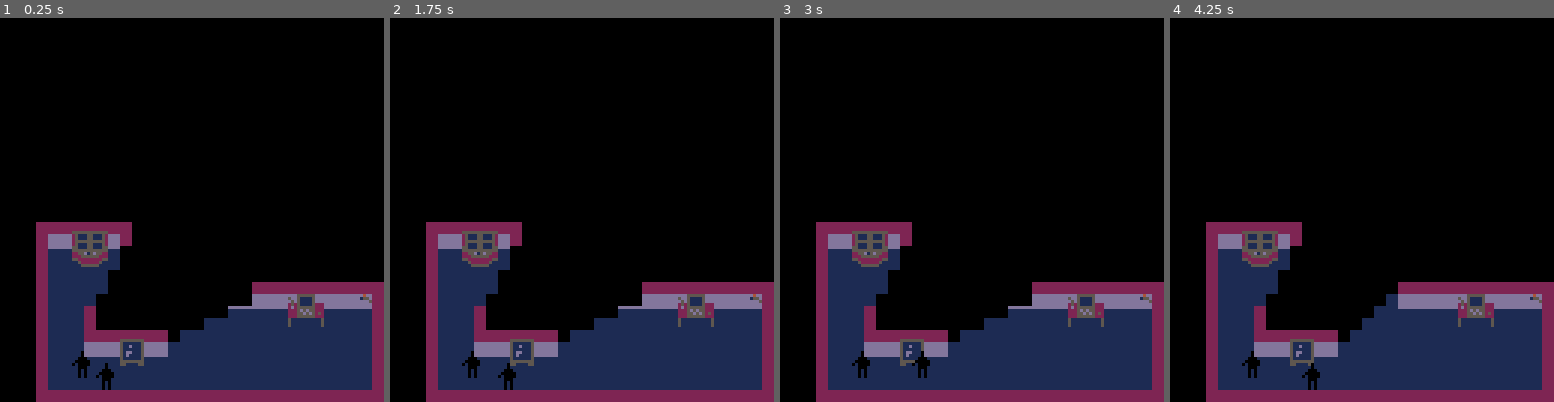
Above: before the commit, frames 1-4 (left to right).
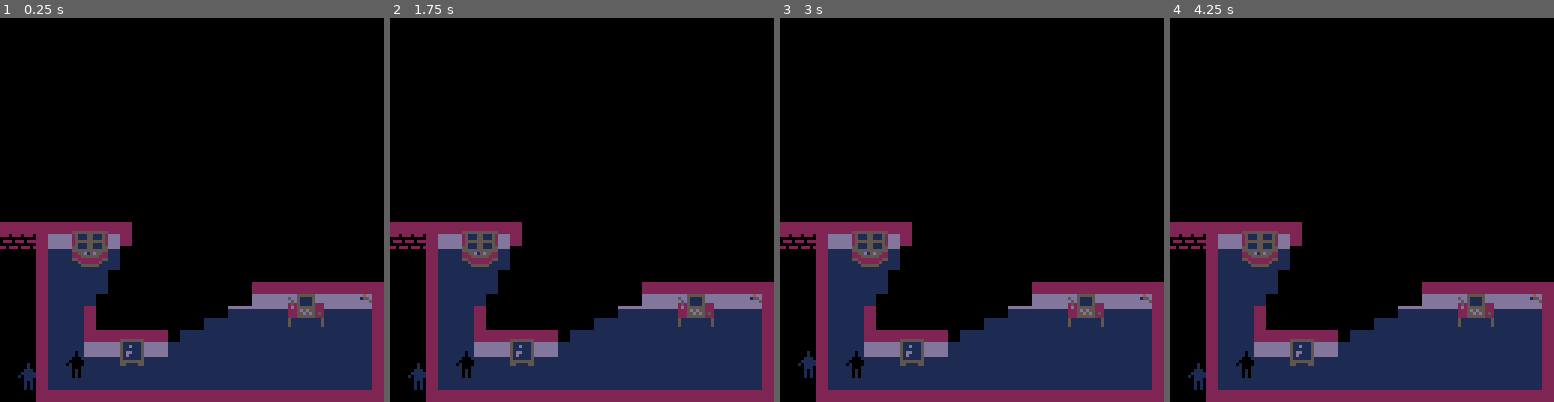
Above: after the commit, the same moments.

Repository: ironchestgames/pico-8-carts
Game: PICO-8 cartridge stealth.p8
Same seed, same stepped clock (60 frames per second), same inputs: the game is played once before the commit and once after it.
Inputs:
- Up to frame 1 (0.25 s): no input
- Up to frame 2 (1.75 s): tap X (X key) at 0.33, 1.07 s; tap O (Z key) at 0.7, 1.7 s; hold Right from 1.6 s (still down)
- Up to frame 3 (3 s): tap X (X key) at 1.85, 2.97 s; release Right at 2.1 s; tap O (Z key) at 2.1, 2.5, 2.9 s; hold Up 2.15-2.42 s; hold Right from 2.47 s (still down)
- Up to frame 4 (4.25 s): release Right at 3.03 s; hold Left 3.08-3.58 s; tap O (Z key) at 3.3, 3.7, 4.1 s; hold Down 3.63-3.97 s; hold Right from 4.02 s (still down); tap X (X key) at 4.08 s

The runs differ from the first frame. In frame 1, 0.9% of the frame differs, in the area x 0-30%, y 53-97%; in frame 2, 0.9%; in frame 3, 0.9%; in frame 4, 1.7%, in the area x 0-66%, y 53-97%.

Commit message:
stealth - players can escape, fine tuned colors of messages

Diff:
--- a/stealth.p8
+++ b/stealth.p8
@@ -108,7 +108,9 @@
 end
 
 local msgs={}
-
+local msgcols={{6,13},{9,10}}
+
+local escapedplayers={}
 local playerinventory={}
 
 local function playerloots(_p,_o)
@@ -144,7 +146,7 @@
 
 
 local players={
- {x=8,y=30},
+ {x=2,y=30},
  {x=6,y=29},
 }
 
@@ -504,8 +511,10 @@
     _isinput=true
    end
    if nextx > 31 or nextx < 0 or nexty > 31 or nexty < 0 then
-    -- todo: leave premises
-    debug('player left premises',_p.i)
+    add(escapedplayers,_p)
+    del(players,_p)
+    add(msgs,{x=_p.x,y=_p.y,s='escaped',t=2})
+    -- todo: add warning
    else
     for _o in all(objs) do
      if nextx == _o.x and nexty == _o.y then
@@ -728,7 +737,7 @@
   end
  end
 
- -- -- shine guards flashlights
+ -- shine guards flashlights
  for _g in all(guards) do
   if _g.state == 'holding' then
    light[(_g.y-2)*32+_g.x-1]=1
@@ -880,7 +889,7 @@
     -- todo: start police countdown
     alertlvl=2
     for _g in all(guards) do
-     add(msgs,{x=_g.x,y=_g.y,s='intruder alert!',t=4})
+     add(msgs,{x=_g.x,y=_g.y,s='intruder alert!',t=4,colset=2})
      _g.state='patrolling'
     end
     t=60
@@ -888,7 +897,7 @@
   end
  end
 
- -- -- remove fog
+ -- remove fog
  for _p in all(players) do
   if _p.state == 'caught' then
    -- do nothing
@@ -906,23 +915,27 @@
    for _d in all(_dirs) do
     local _x,_y=_p.x,_p.y
     local _l=32
-    while floor[_y*32+_x] != 2 do
+    while floor[_y*32+_x] != 2 and floor[_y*32+_x] != nil do
      local _c=0
      local _bx=_x
      local _by=_y
-     while floor[_by*32+_bx] != 2 and _c <= _l do
+     while floor[_by*32+_bx] != 2 and floor[_by*32+_bx] != nil and _c <= _l do
       fog[_by*32+_bx]=0
       _bx+=_d.dx
       _by+=_d.dy
       _c+=1
      end
-     fog[_by*32+_bx]=0
+     if _by < 32 and _by >= 0 and _bx < 32 and _bx >= 0 then
+      fog[_by*32+_bx]=0
+     end
      _bx+=_d.dx
      _by+=_d.dy
      _l=_c
      _x+=_d.x
      _y+=_d.y
-     fog[_y*32+_x]=0
+     if _y < 32 and _y >= 0 and _x < 32 and _x >= 0 then
+      fog[_y*32+_x]=0
+     end
     end
    end
   end
@@ -1030,12 +1043,12 @@
    if _p.y == _y then
     local _l=light[_p.y*32+_p.x]
     if _p.state == 'hiding' then
-     sspr(12+_p.adjacency*4,72,4,9,_p.x*4,_p.y*4-5)
+     sspr(24+_p.adjacency*4,72,4,9,_p.x*4,_p.y*4-5)
     elseif _p.state == 'working' then
      if _p.workingstate == 'hacking' then
-      sspr(27,72+_l*9,5,9,_p.x*4,_p.y*4-5)
+      sspr(40,72+_l*9,5,9,_p.x*4,_p.y*4-5)
      elseif _p.workingstate == 'cracking' then
-      sspr(32,72+_l*9,5,9,_p.x*4,_p.y*4-5)
+      sspr(45,72+_l*9,5,9,_p.x*4,_p.y*4-5)
      end
      if #_p.loot > 0 then
       sspr(5,91+_l*4,8,4,_p.x*4,_p.y*4)
@@ -1043,14 +1056,15 @@
     elseif _p.state == 'caught' then
      sspr(0,90,6,9,_p.x*4,_p.y*4-5)
     else
+     local _floor=floor[_p.y*32+_p.x]
      local _flipx=false
      if _p.dir == 1 then
       _flipx=true
      end
      if #_p.loot > 0 then
-      sspr(6,72+_l*9,6,9,_p.x*4,_p.y*4-5,6,9,_flipx)
+      sspr(6+_floor*12,72+_l*9,6,9,_p.x*4-_p.dir*2,_p.y*4-5,6,9,_flipx)
      else
-      sspr(0,72+_l*9,6,9,_p.x*4,_p.y*4-5,6,9,_flipx)
+      sspr(0+_floor*12,72+_l*9,6,9,_p.x*4-_p.dir*2,_p.y*4-5,6,9,_flipx)
      end
     end
    end
@@ -1098,14 +1112,15 @@
  end
 
  -- draw messages
- local _col=10
+ local _coli=1
  if t%8 >= 4 then
-  _col=9
+  _coli=2
  end
  for _m in all(msgs) do
   local _hw=#_m.s*2
   local _x=max(min(_m.x*4-_hw,127-_hw*2),0)
   local _y=max(_m.y*4-13,0)
+  local _col=msgcols[_m.colset or 1][_coli]
   print(_m.s,_x,_y,_col)
  end
 
Not shown, changed: 18 lines of the sprite sheet (__gfx__) section of stealth.p8
